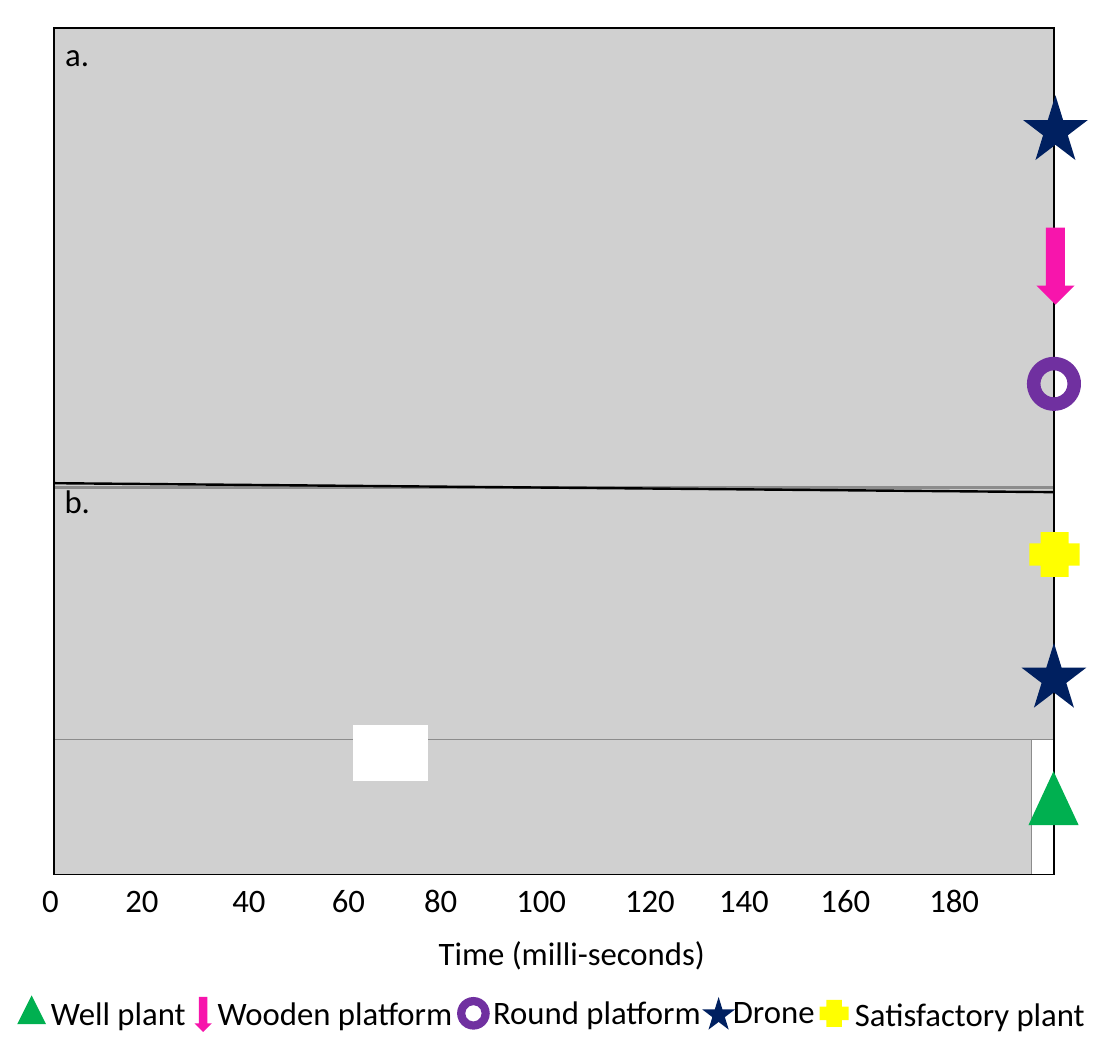
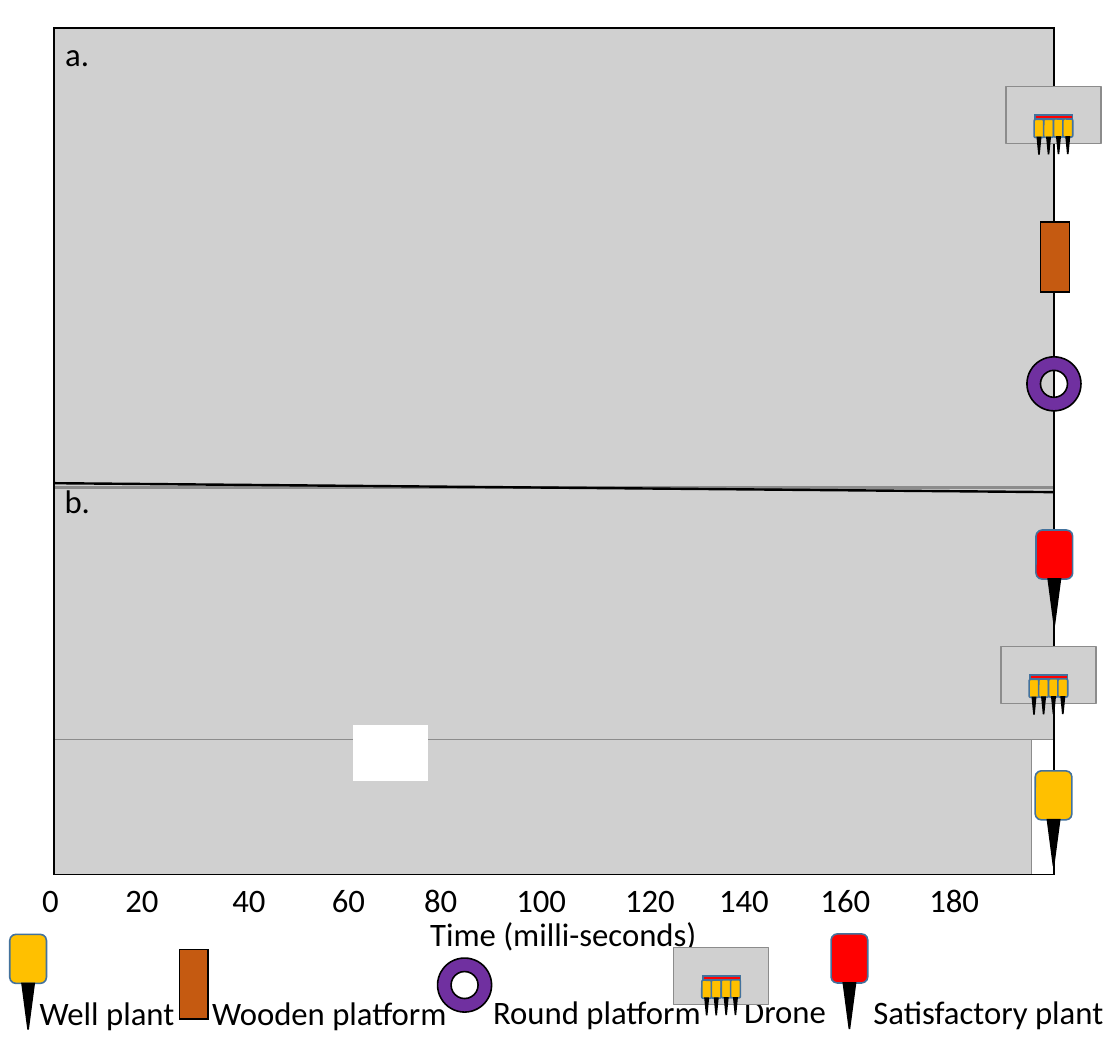
Before and after one commit to aabecker/WSNrobot, a slide deck: slide 1 of Seismic Drones/CASE-2016/pictures/exp11_compare.pptx. Drawn at 1120x1039 pixels with LibreOffice and Linux fonts; fonts in the diff are those of the drawing; grey boxes stand for pictures. Boxes give left, top, right and bottom in pixels: in the first picture for what was removed or moved away, otherwise in the second. Text is boxed around its words. In the diff, an @@ line names an element or a change of style, - is before the commit and + after.

```diff
--- a/Seismic Drones/CASE-2016/pictures/exp11_compare.pptx
+++ b/Seismic Drones/CASE-2016/pictures/exp11_compare.pptx
@@ group added at (x1=1006, y1=87, x2=1100, y2=155): 4 rounded rectangles, 4 triangles, 1 picture, 1 rectangle @@
@@ rectangle added at (x1=1040, y1=222, x2=1069, y2=291), fill #C55A11, outline #000000 1 pt @@
@@ donut at (x1=1026, y1=357, x2=1081, y2=411): outline none to #000000 1 pt @@
@@ rounded rectangle added at (x1=1036, y1=530, x2=1073, y2=578), fill #FF0000, outline #43739E 1 pt @@
@@ triangle added at (x1=1048, y1=580, x2=1061, y2=626), fill #000000, outline #000000 1 pt @@
@@ group added at (x1=1001, y1=647, x2=1096, y2=715): 4 rounded rectangles, 4 triangles, 1 picture, 1 rectangle @@
@@ rounded rectangle added at (x1=1036, y1=771, x2=1073, y2=820), fill #FFC000, outline #43739E 1 pt @@
@@ triangle at (x1=1047, y1=820, x2=1060, y2=866): fill #00B050 to #000000; outline none to #000000 1 pt; mirrored @@
@@ triangle resized from (x1=1029, y1=771, x2=1080, y2=826) to (x1=1047, y1=820, x2=1060, y2=866) @@
@@ text "Time (milli-seconds)" rewrapped from (x1=439, y1=941, x2=705, y2=970) to (x1=430, y1=922, x2=696, y2=955) @@
@@ rounded rectangle added at (x1=9, y1=934, x2=46, y2=983), fill #FFC000, outline #43739E 1 pt @@
@@ rectangle added at (x1=179, y1=949, x2=208, y2=1018), fill #C55A11, outline #000000 1 pt @@
@@ donut at (x1=438, y1=958, x2=492, y2=1013): outline none to #000000 1 pt @@
@@ donut resized from (x1=457, y1=998, x2=490, y2=1030) to (x1=438, y1=958, x2=492, y2=1013) @@
@@ rounded rectangle added at (x1=831, y1=934, x2=868, y2=983), fill #FF0000, outline #43739E 1 pt @@
@@ triangle resized from (x1=17, y1=995, x2=46, y2=1024) to (x1=22, y1=984, x2=35, y2=1030) @@
@@ triangle at (x1=22, y1=984, x2=35, y2=1030): fill #00B050 to #000000; outline none to #000000 1 pt; mirrored @@
@@ text "Well plant" moved from (x1=51, y1=1002, x2=185, y2=1031) to (x1=40, y1=1002, x2=174, y2=1031) @@
@@ text "Wooden platform" rewrapped from (x1=218, y1=1002, x2=452, y2=1031) to (x1=212, y1=998, x2=446, y2=1031) @@
@@ group added at (x1=673, y1=948, x2=768, y2=1016): 4 rounded rectangles, 4 triangles, 1 picture, 1 rectangle @@
@@ text "Drone" rewrapped from (x1=733, y1=1002, x2=815, y2=1024) to (x1=744, y1=996, x2=826, y2=1024) @@
@@ triangle added at (x1=843, y1=983, x2=856, y2=1029), fill #000000, outline #000000 1 pt @@
@@ text "Satisfactory plant" moved from (x1=855, y1=1003, x2=1085, y2=1032) to (x1=873, y1=1001, x2=1103, y2=1030) @@
@@ group removed at (x1=194, y1=96, x2=1088, y2=1032): 3 stars, 2 down arrows, 2 pluses @@
```
Also in this commit, not shown: 28 other files.
